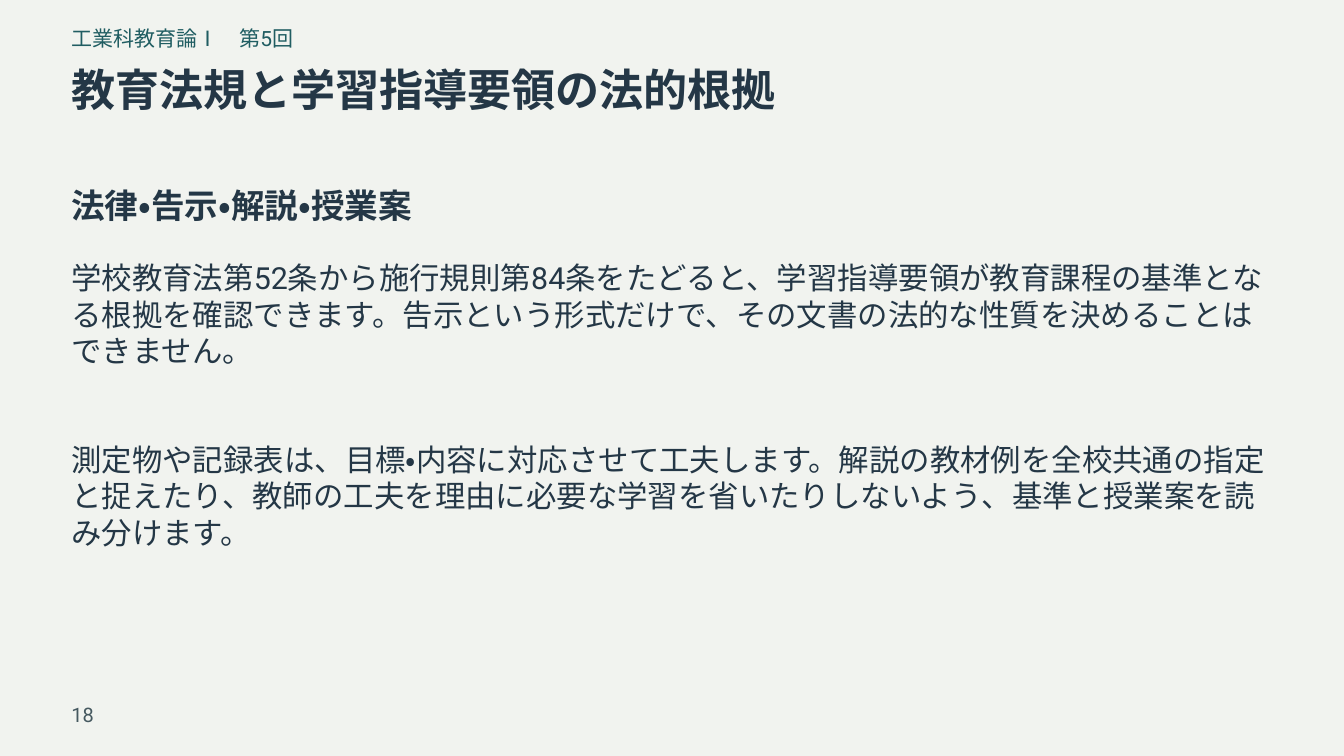
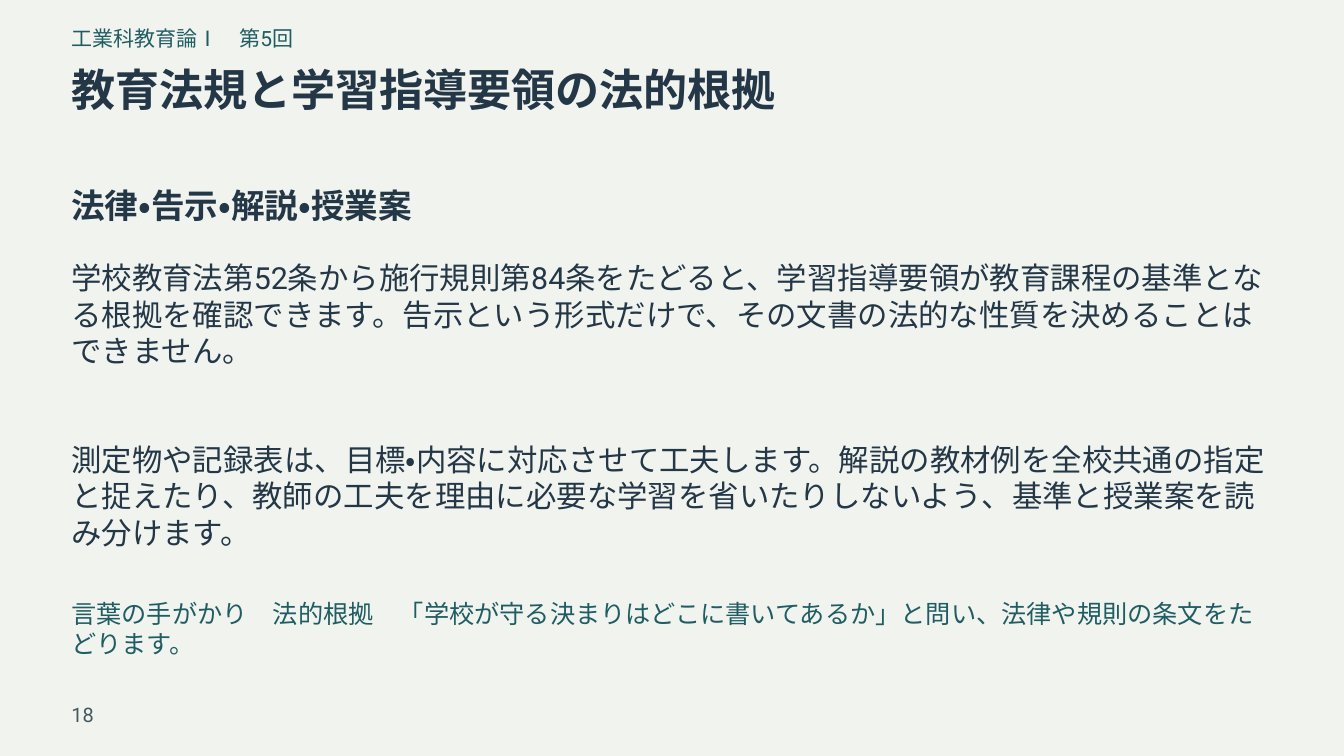
Before and after one commit to zooc-14calbp/industrial-education-i, a slide deck: slide 18 of reorganized/20261105/expanded/slides.pptx. Drawn at 1344x756 pixels with LibreOffice and Linux fonts; fonts in the diff are those of the drawing. Boxes give left, top, right and bottom in pixels: in the first picture for what was removed or moved away, otherwise in the second. Text is boxed around its words. In the diff, an @@ line names an element or a change of style, - is before the commit and + after.

```diff
--- a/reorganized/20261105/expanded/slides.pptx
+++ b/reorganized/20261105/expanded/slides.pptx
@@ text added at (71,601,1253,625), 18 pt, text #205D62 @@
+言葉の手がかり 法的根拠 「学校が守る決まりはどこに書いてあるか」と問い、法律や規則の条文をたどります。
```
Also in this commit, not shown: 15 other slides changed, 37 other files.
